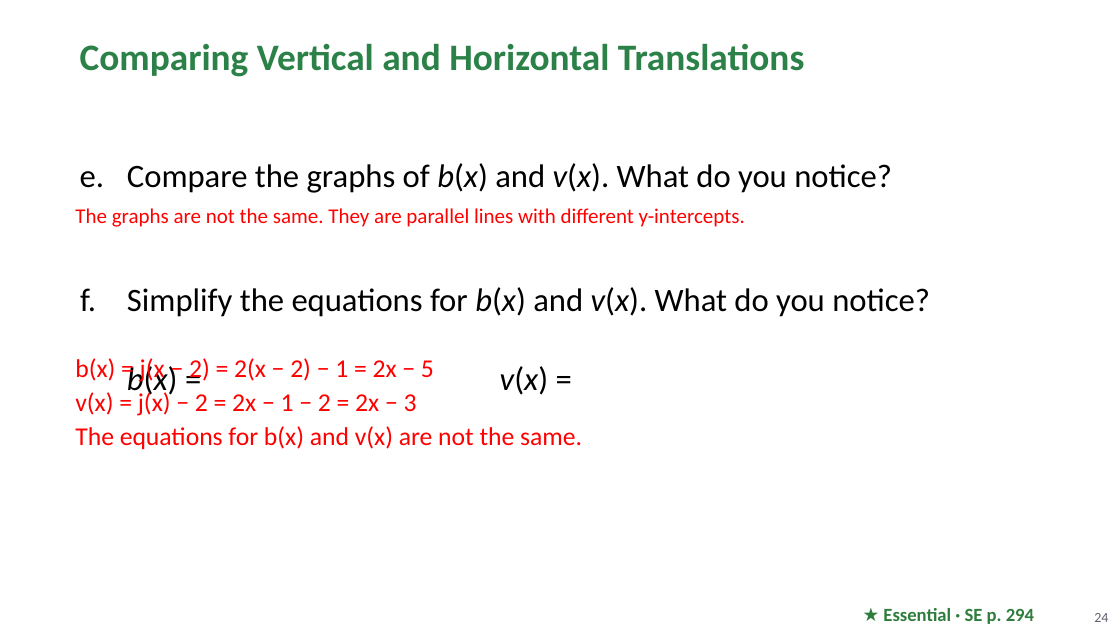
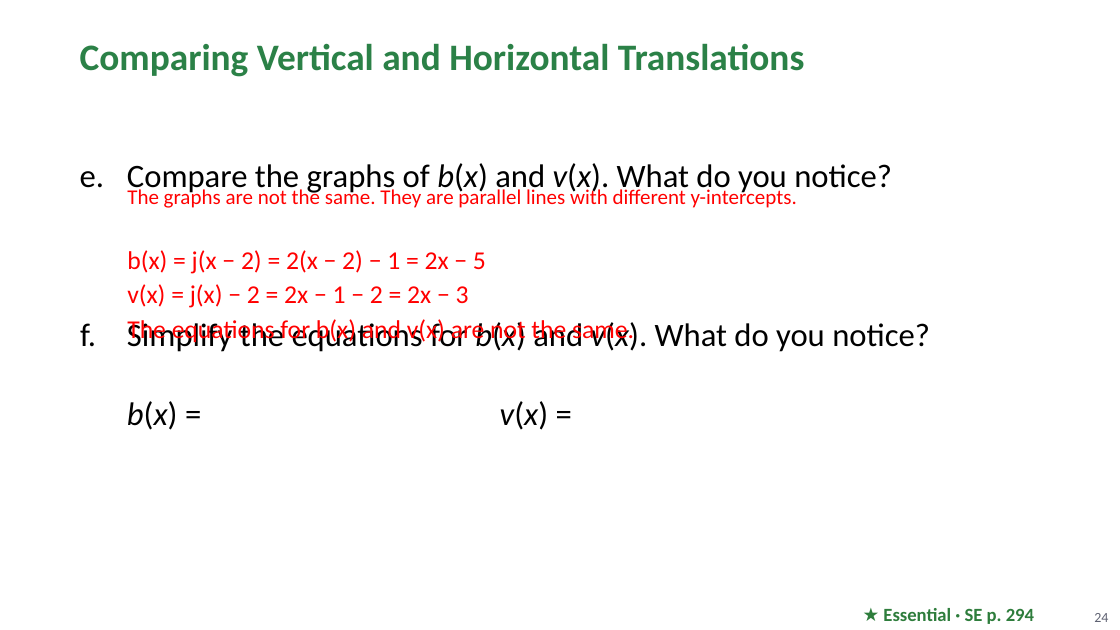
Before and after one commit to Apolloat2022/Algebra1M2U1L4, a slide deck: slide 24 of Module 2 topic 2/BLMathematics_AlgI_M2_T2_L2_LessonSlides_ENG_with_answers.pptx. Drawn at 1120x630 pixels with LibreOffice and Linux fonts; fonts in the diff are those of the drawing; background and template pictures are left out. Boxes give left, top, right and bottom in pixels: in the first picture for what was removed or moved away, otherwise in the second. Text is boxed around its words. In the diff, an @@ line names an element or a change of style, - is before the commit and + after.

```diff
--- a/Module 2 topic 2/BLMathematics_AlgI_M2_T2_L2_LessonSlides_ENG_with_answers.pptx
+++ b/Module 2 topic 2/BLMathematics_AlgI_M2_T2_L2_LessonSlides_ENG_with_answers.pptx
@@ text "Compare the graphs of b(x) ..." at (x1=127, y1=163, x2=930, y2=430): more space between paragraphs @@
@@ text "The graphs are not the ..." moved from (x1=75, y1=208, x2=745, y2=227) to (x1=127, y1=186, x2=797, y2=208) @@
@@ text "b(x) = j(x − 2) ..." moved from (x1=75, y1=358, x2=582, y2=449) to (x1=127, y1=250, x2=634, y2=344) @@
```
Also in this commit, not shown: 9 other slides changed, 4 other files.
